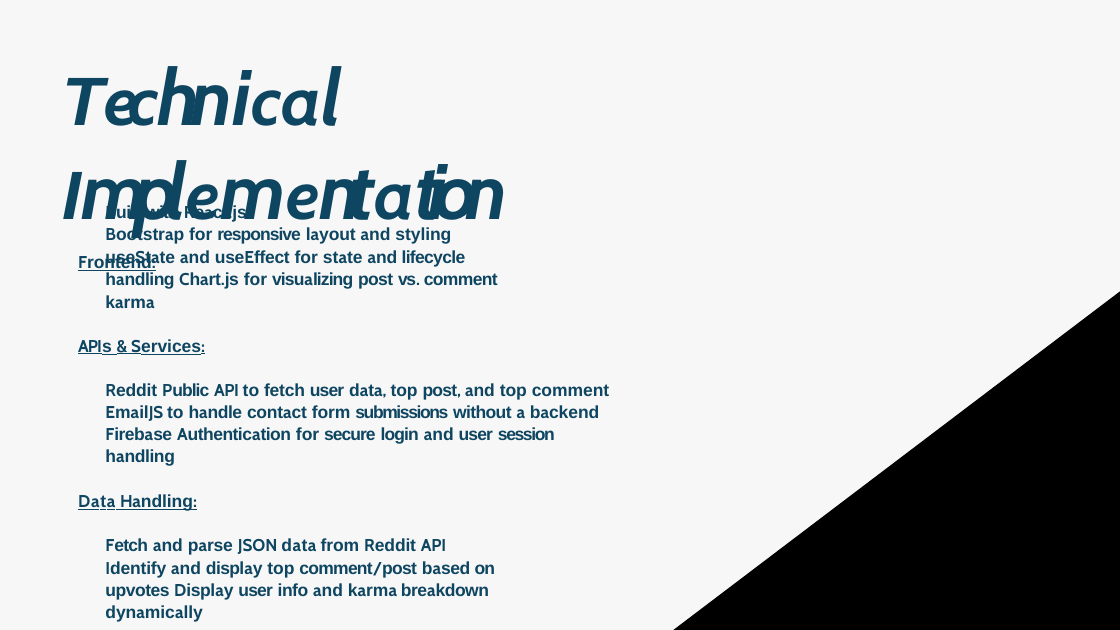
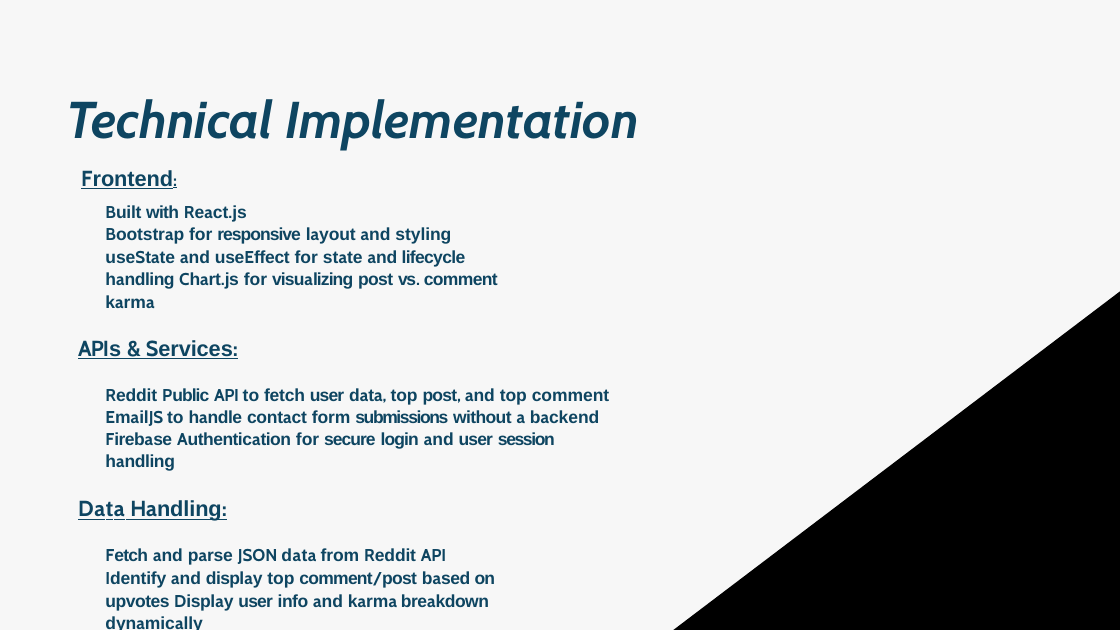
Before and after one commit to seif-mohamed-kamal/DEPI_1, a slide deck: slide 5 of FInal project/documentation/Project_Presentation.pptx. Drawn at 1120x630 pixels with LibreOffice and Linux fonts; fonts in the diff are those of the drawing; background and template pictures are left out. Boxes give left, top, right and bottom in pixels: in the first picture for what was removed or moved away, otherwise in the second. Text is boxed around its words. In the diff, an @@ line names an element or a change of style, - is before the commit and + after.

```diff
--- a/FInal project/documentation/Project_Presentation.pptx
+++ b/FInal project/documentation/Project_Presentation.pptx
@@ title "Technical Implementation" moved from (x1=62, y1=46, x2=703, y2=179) to (x1=66, y1=99, x2=639, y2=189) @@
@@ title "Technical Implementation" at (x1=66, y1=99, x2=639, y2=189): size 88 to 66.5 pt, size 101 to 66.5 pt, font Arial to Cabin in "Technical Implementation"; letter spacing -21.1 to 0 pt, letter spacing -12.9 to 0 pt, letter spacing -13.1 to 0 pt, letter spacing -13.8 to 0 pt in "Technical"; letter spacing -16.4 to 0 pt in "Implementation"; size 22 to 28 pt, size 22.5 to 28 pt in "Frontend:" @@
@@ text at (x1=78, y1=340, x2=238, y2=521): size 22 to 28 pt in "APIs & Services:", "Data Handling:"; size 22.5 to 28 pt in "APIs Services:", "Data Handling:" @@
```
Also in this commit, not shown: 8 other slides changed, 1 slide added, 1 slide removed, 22 other files.
